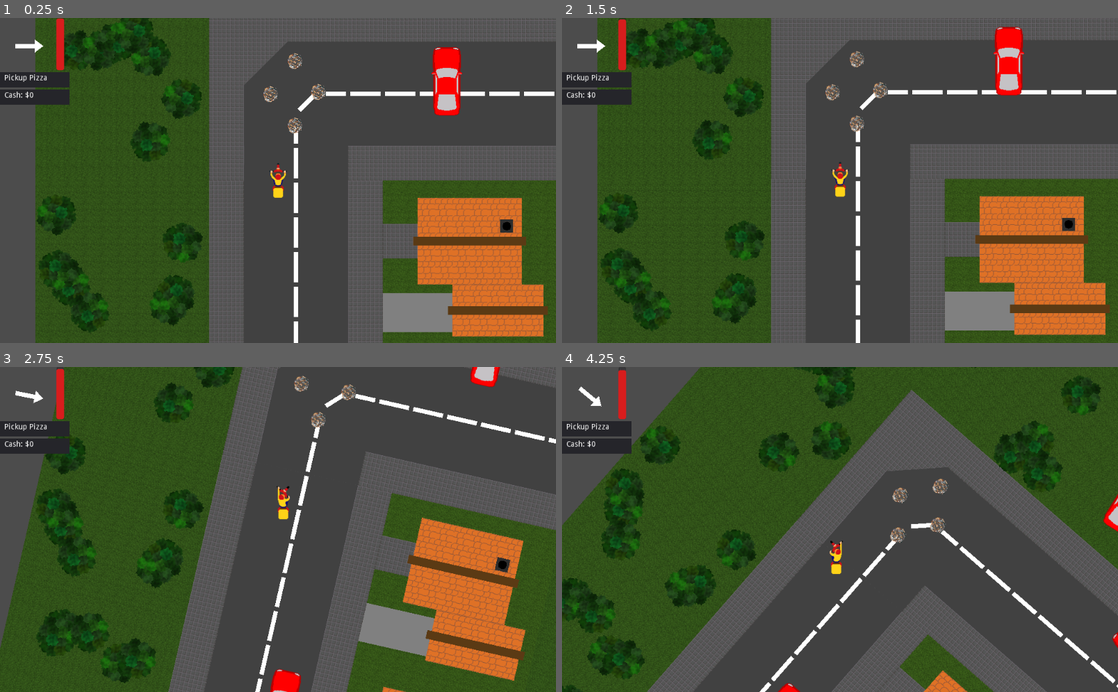
Above: before the commit, frames 1-4 (two rows, left to right).
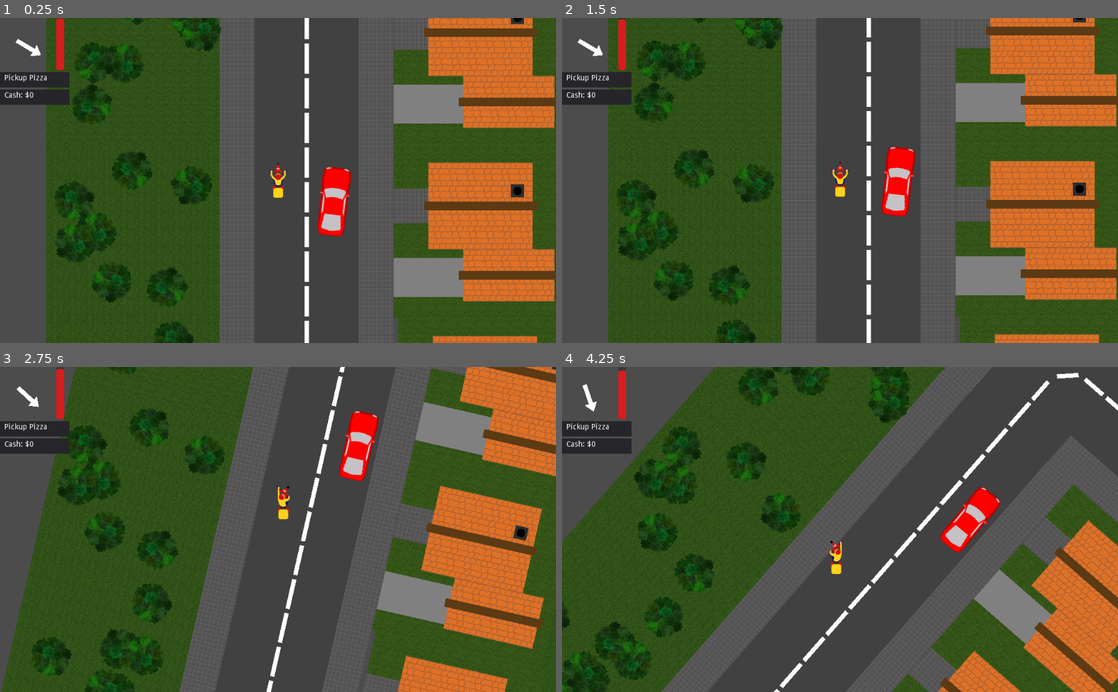
Above: after the commit, the same moments.

Repository: kwikrick/pizzaguy
Game: Godot game, scene res://Main.tscn
Same seed, same stepped clock (60 frames per second), same inputs: the game is played once before the commit and once after it.
Inputs:
- Up to frame 1 (0.25 s): no input
- Up to frame 2 (1.5 s): hold Right (move_right) 0.53-1.28 s; hold Down (move_back) from 1.28 s (still down)
- Up to frame 3 (2.75 s): release Down (move_back) at 2.03 s; hold Right (move_right) from 2.03 s (still down)
- Up to frame 4 (4.25 s): release Right (move_right) at 2.78 s; hold Up (move_forward) 2.78-3.53 s; hold Left (move_left) from 3.53 s (still down)

The runs differ from the first frame. In frame 1, 42% of the frame differs, in the area x 2-100%, y 0-100%; in frame 2, 42%; in frame 3, 40%; in frame 4, 43%, in the area x 0-100%, y 0-100%.

Commit message:
wip car ai

Diff:
--- a/Car.gd
+++ b/Car.gd
@@ -1,16 +1,6 @@
 extends RigidBody2D
 
 class_name ClassCar
-
-# Called when the node enters the scene tree for the first time.
-#func _ready():
-#	pass
-
-# ------ sensors ----
-var front_area = 0
-var left_area = 0
-var right_area = 0
-
 
 # ------- physics -----
 
@@ -22,7 +12,7 @@
 
 	# power/steering parameters
 	var forward_power = 1e4
-	var rotate_coefficient = 5e3
+	var rotate_coefficient = 1e4
 	var reverse_power = 5e3
 
 	# get and compute some directions and velocities
@@ -43,22 +33,48 @@
 	var press_left=false
 	var press_right=false
 
-	if front_area > 0:
+	# avoid collisions
+	if $FrontCollisionSensor.count > 0:
 		press_down=true
 	else:
 		press_up=true
 
-	if left_area > 0:
+	if $LeftCollisionSensor.count > 0:
 		if roll_forwards:
 			press_right=true
 		else:
 			press_left=true
 
-	if right_area > 0:
+	if $RightCollisionSensor.count > 0:
 		if roll_forwards:
 			press_left=true
 		else:
 			press_right=true
+
+	# stay in road boundaries
+	if $RightRoadSensor.road && !$LeftRoadSensor.road:
+		if roll_forwards:
+			press_right=true
+
+	if $LeftRoadSensor.road && !$RightRoadSensor.road:
+		if roll_forwards:
+			press_left=true
+
+	# follow road
+	if $FrontRoadSensor.road:
+		var rel_rotation = $FrontRoadSensor.road.marker.global_rotation - self.global_rotation
+		if rel_rotation > PI:
+			rel_rotation-=2*PI
+		if rel_rotation < -PI:
+			rel_rotation+=2*PI
+		#print ("rel_rotation ",rel_rotation)
+		if rel_rotation > PI/16:
+			press_right=true;
+		if rel_rotation < -PI/16:
+			press_left=true;
+
+
+
 
 	# contol forward/backward/breaking
 	var breaking = false
@@ -82,8 +98,8 @@
 	if breaking:
 		roll_friction_coeefficient = 100
 
-	var slide_friction_coeefficient = 300
-	var angular_friction_coeefficient = 1e5
+	var slide_friction_coeefficient = 1000
+	var angular_friction_coeefficient = 5e5
 
 	var angular_friction_torque = -angular_velocity * angular_friction_coeefficient * delta
 	var forward_friction_force = -forward_velocity * roll_friction_coeefficient * delta
@@ -92,23 +108,3 @@
 	add_force(Vector2(0,0),forward_friction_force)
 	add_force(Vector2(0,0),right_friction_force)
 	add_torque(angular_friction_torque)
-
-
-
-func _on_FrontArea_body_entered(body):
-	front_area+=1
-
-func _on_FrontArea_body_exited(body):
-	front_area-=1
-
-func _on_LeftArea_body_entered(body):
-	left_area+=1
-
-func _on_LeftArea_body_exited(body):
-	left_area-=1
-
-func _on_RightArea_body_entered(body):
-	right_area+=1
-
-func _on_RightArea_body_exited(body):
-	right_area-=1
--- a/Car.tscn
+++ b/Car.tscn
@@ -1,7 +1,10 @@
-[gd_scene load_steps=6 format=2]
+[gd_scene load_steps=10 format=2]
 
 [ext_resource path="res://assets/car.png" type="Texture" id=1]
 [ext_resource path="res://Car.gd" type="Script" id=2]
+[ext_resource path="res://CollisionSensor.gd" type="Script" id=3]
+[ext_resource path="res://RoadSensor.gd" type="Script" id=4]
+[ext_resource path="res://RoadSensor.tscn" type="PackedScene" id=5]
 
 [sub_resource type="PhysicsMaterial" id=1]
 bounce = 0.14
@@ -12,7 +15,11 @@
 [sub_resource type="RectangleShape2D" id=3]
 extents = Vector2( 24, 48 )
 
+[sub_resource type="RectangleShape2D" id=4]
+extents = Vector2( 32, 48 )
+
 [node name="Car" type="RigidBody2D"]
+position = Vector2( 0, -8 )
 mass = 5.0
 physics_material_override = SubResource( 1 )
 contacts_reported = 100
@@ -25,27 +32,69 @@
 [node name="CollisionShape2D" type="CollisionShape2D" parent="."]
 shape = SubResource( 2 )
 
-[node name="FrontArea" type="Area2D" parent="CollisionShape2D"]
+[node name="FrontCollisionSensor" type="Area2D" parent="."]
+position = Vector2( 0, -112 )
+script = ExtResource( 3 )
+__meta__ = {
+"_edit_group_": true
+}
 
-[node name="CollisionShape2D" type="CollisionShape2D" parent="CollisionShape2D/FrontArea"]
-position = Vector2( 0, -112 )
+[node name="CollisionShape2D" type="CollisionShape2D" parent="FrontCollisionSensor"]
 shape = SubResource( 3 )
 
-[node name="LeftArea" type="Area2D" parent="CollisionShape2D"]
+[node name="LeftCollisionSensor" type="Area2D" parent="."]
+position = Vector2( -48, -112 )
+script = ExtResource( 3 )
+__meta__ = {
+"_edit_group_": true
+}
 
-[node name="CollisionShape2D" type="CollisionShape2D" parent="CollisionShape2D/LeftArea"]
-position = Vector2( -48, -112 )
+[node name="CollisionShape2D" type="CollisionShape2D" parent="LeftCollisionSensor"]
 shape = SubResource( 3 )
 
-[node name="RightArea" type="Area2D" parent="CollisionShape2D"]
+[node name="RightCollisionSensor" type="Area2D" parent="."]
+position = Vector2( 48, -112 )
+script = ExtResource( 3 )
+__meta__ = {
+"_edit_group_": true
+}
 
-[node name="CollisionShape2D" type="CollisionShape2D" parent="CollisionShape2D/RightArea"]
-position = Vector2( 48, -112 )
+[node name="CollisionShape2D" type="CollisionShape2D" parent="RightCollisionSensor"]
 shape = SubResource( 3 )
 
-[connection signal="body_entered" from="CollisionShape2D/FrontArea" to="." method="_on_FrontArea_body_entered"]
-[connection signal="body_exited" from="CollisionShape2D/FrontArea" to="." method="_on_FrontArea_body_exited"]
-[connection signal="body_entered" from="CollisionShape2D/LeftArea" to="." method="_on_LeftArea_body_entered"]
-[connection signal="body_exited" from="CollisionShape2D/LeftArea" to="." method="_on_LeftArea_body_exited"]
-[connection signal="body_entered" from="CollisionShape2D/RightArea" to="." method="_on_RightArea_body_entered"]
-[connection signal="body_exited" from="CollisionShape2D/RightArea" to="." method="_on_RightArea_body_exited"]
+[node name="RightRoadSensor" parent="." instance=ExtResource( 5 )]
+position = Vector2( 32, -72 )
+
+[node name="LeftRoadSensor" parent="." instance=ExtResource( 5 )]
+position = Vector2( -32, -72 )
+
+[node name="FrontRoadSensor" type="Area2D" parent="."]
+position = Vector2( 0, -104 )
+script = ExtResource( 4 )
+__meta__ = {
+"_edit_group_": true
+}
+
+[node name="CollisionShape2D" type="CollisionShape2D" parent="FrontRoadSensor"]
+position = Vector2( 0, -8 )
+shape = SubResource( 4 )
+
+[node name="Front" type="Position2D" parent="FrontRoadSensor"]
+position = Vector2( 0, -8 )
+__meta__ = {
+"_gizmo_extents_": 8.0
+}
+
+[node name="LED" type="Polygon2D" parent="FrontRoadSensor"]
+visible = false
+color = Color( 1, 0, 0, 1 )
+polygon = PoolVector2Array( 8, -4, 8, -8, 8, 4, 4, 8, -4, 8, -8, 4, -8, -4.83803, -4, -8, 0, -8, 4.14823, -8 )
+
+[connection signal="body_entered" from="FrontCollisionSensor" to="FrontCollisionSensor" method="_on_CollisionSensor_body_entered"]
+[connection signal="body_exited" from="FrontCollisionSensor" to="FrontCollisionSensor" method="_on_CollisionSensor_body_exited"]
+[connection signal="body_entered" from="LeftCollisionSensor" to="LeftCollisionSensor" method="_on_CollisionSensor_body_entered"]
+[connection signal="body_exited" from="LeftCollisionSensor" to="LeftCollisionSensor" method="_on_CollisionSensor_body_exited"]
+[connection signal="body_entered" from="RightCollisionSensor" to="RightCollisionSensor" method="_on_CollisionSensor_body_entered"]
+[connection signal="body_exited" from="RightCollisionSensor" to="RightCollisionSensor" method="_on_CollisionSensor_body_exited"]
+[connection signal="area_entered" from="FrontRoadSensor" to="FrontRoadSensor" method="_on_RoadSensor_area_entered"]
+[connection signal="area_exited" from="FrontRoadSensor" to="FrontRoadSensor" method="_on_RoadSensor_area_exited"]
--- /dev/null
+++ b/CollisionSensor.gd
@@ -0,0 +1,10 @@
+extends Area2D
+
+# Declare member variables here. Examples:
+var count=0
+
+func _on_CollisionSensor_body_entered(body):
+	count+=1
+
+func _on_CollisionSensor_body_exited(body):
+	count-=1
--- /dev/null
+++ b/RoadArea.gd
@@ -0,0 +1,14 @@
+extends Area2D
+
+class_name RoadArea
+
+var marker: RoadDirectionMarker
+
+# Called when the node enters the scene tree for the first time.
+func _ready():
+	# find road direction marker
+	var nodes = get_children()
+	for node in nodes:
+		if node is RoadDirectionMarker:
+			marker = node
+	assert(marker)
--- /dev/null
+++ b/RoadArea.tscn
@@ -0,0 +1,8 @@
+[gd_scene load_steps=2 format=2]
+
+[ext_resource path="res://RoadArea.gd" type="Script" id=3]
+
+[node name="RoadArea" type="Area2D"]
+position = Vector2( 192, 104 )
+monitoring = false
+script = ExtResource( 3 )
--- a/RoadDirectionMarker.tscn
+++ b/RoadDirectionMarker.tscn
@@ -4,6 +4,7 @@
 
 [node name="RoadDirectionMarker1" type="Area2D"]
 position = Vector2( 192, 112 )
+monitoring = false
 script = ExtResource( 1 )
 __meta__ = {
 "_edit_group_": true
--- a/RoadH.tscn
+++ b/RoadH.tscn
@@ -1,7 +1,8 @@
-[gd_scene load_steps=3 format=2]
+[gd_scene load_steps=4 format=2]
 
 [ext_resource path="res://assets/pavestone.png" type="Texture" id=1]
 [ext_resource path="res://RoadDirectionMarker.tscn" type="PackedScene" id=2]
+[ext_resource path="res://RoadArea.tscn" type="PackedScene" id=3]
 
 [node name="RoadH" type="Node2D"]
 
@@ -59,9 +60,23 @@
 offset = Vector2( -160, 100 )
 polygon = PoolVector2Array( 156, 0, 164, 0, 164, 56, 156, 56 )
 
-[node name="RoadDirectionMarker1" parent="." instance=ExtResource( 2 )]
-rotation = -1.5708
+[node name="RoadArea" parent="." instance=ExtResource( 3 )]
+position = Vector2( 192, 208 )
 
-[node name="RoadDirectionMarker2" parent="." instance=ExtResource( 2 )]
-position = Vector2( 128, 208 )
+[node name="CollisionPolygon2D" type="CollisionPolygon2D" parent="RoadArea"]
+polygon = PoolVector2Array( -192, -40, 128, -40, 128, 40, -192, 40 )
+
+[node name="RoadDirectionMarker1" parent="RoadArea" instance=ExtResource( 2 )]
+position = Vector2( 0, 0 )
 rotation = 1.5708
+
+[node name="RoadArea2" parent="." instance=ExtResource( 3 )]
+position = Vector2( 128, 112 )
+rotation = 3.14159
+
+[node name="CollisionPolygon2D" type="CollisionPolygon2D" parent="RoadArea2"]
+polygon = PoolVector2Array( -192, -40, 128, -40, 128, 40, -192, 40 )
+
+[node name="RoadDirectionMarker1" parent="RoadArea2" instance=ExtResource( 2 )]
+position = Vector2( 0, 0 )
+rotation = 1.5708
--- a/RoadL.tscn
+++ b/RoadL.tscn
@@ -1,7 +1,8 @@
-[gd_scene load_steps=3 format=2]
+[gd_scene load_steps=4 format=2]
 
 [ext_resource path="res://assets/pavestone.png" type="Texture" id=1]
 [ext_resource path="res://RoadDirectionMarker.tscn" type="PackedScene" id=2]
+[ext_resource path="res://RoadArea.tscn" type="PackedScene" id=3]
 
 [node name="RoadL" type="Node2D"]
 
@@ -57,10 +58,23 @@
 offset = Vector2( -160, 100 )
 polygon = PoolVector2Array( 156, 0, 164, 0, 164, 56, 156, 56 )
 
-[node name="RoadDirectionMarker1" parent="." instance=ExtResource( 2 )]
-position = Vector2( 224, 96 )
+[node name="RoadArea2" parent="." instance=ExtResource( 3 )]
+position = Vector2( 192, 128 )
+
+[node name="CollisionPolygon2D" type="CollisionPolygon2D" parent="RoadArea2"]
+polygon = PoolVector2Array( 56, -128, 56, -56, 128, -56, 128, 24, 8, 24, -24, -8, -24, -128 )
+
+[node name="RoadDirectionMarker1" parent="RoadArea2" instance=ExtResource( 2 )]
+position = Vector2( 32, -32 )
 rotation = -0.785398
 
-[node name="RoadDirectionMarker2" parent="." instance=ExtResource( 2 )]
-position = Vector2( 144, 176 )
-rotation = 2.35619
+[node name="RoadArea3" parent="." instance=ExtResource( 3 )]
+position = Vector2( 136, 176 )
+rotation = 3.14159
+
+[node name="CollisionPolygon2D" type="CollisionPolygon2D" parent="RoadArea3"]
+polygon = PoolVector2Array( -184, -72, -16, -72, 64, 7.99998, 64, 176, -16, 176, -16, 48, -56, 8, -184, 8.00002 )
+
+[node name="RoadDirectionMarker1" parent="RoadArea3" instance=ExtResource( 2 )]
+position = Vector2( 0, 1.52588e-05 )
+rotation = -0.785398
--- /dev/null
+++ b/RoadSensor.gd
@@ -0,0 +1,34 @@
+extends Area2D
+
+
+var areas=Dictionary()
+var road: RoadArea = null
+
+func _on_RoadSensor_area_entered(area):
+	if area is RoadArea:
+		areas[area]=1
+		if !road:
+			find_suitable_road()
+
+func _on_RoadSensor_area_exited(area):
+	if area is RoadArea:
+		areas.erase(area)
+		# if lost current road, find a different one
+		if area == road:
+			road = null
+			#Debug
+			#$LED.visible = false
+			find_suitable_road()
+
+func find_suitable_road():
+	for area in areas:
+		var rel_rotation = area.marker.global_rotation - self.global_rotation
+		if rel_rotation > PI:
+			rel_rotation-=2*PI
+		if rel_rotation < -PI:
+			rel_rotation+=2*PI
+		#print ("rel_rotation ",rel_rotation)
+		if abs(rel_rotation) < PI/2:
+			road=area
+			#Debug
+			#$LED.visible=true
--- /dev/null
+++ b/RoadSensor.tscn
@@ -0,0 +1,30 @@
+[gd_scene load_steps=3 format=2]
+
+[ext_resource path="res://RoadSensor.gd" type="Script" id=1]
+
+[sub_resource type="RectangleShape2D" id=4]
+extents = Vector2( 8, 8 )
+
+[node name="RoadSensor" type="Area2D"]
+position = Vector2( 16, -56 )
+script = ExtResource( 1 )
+__meta__ = {
+"_edit_group_": true
+}
+
+[node name="CollisionShape2D" type="CollisionShape2D" parent="."]
+shape = SubResource( 4 )
+
+[node name="Front" type="Position2D" parent="."]
+position = Vector2( 0, -8 )
+__meta__ = {
+"_gizmo_extents_": 8.0
+}
+
+[node name="LED" type="Polygon2D" parent="."]
+visible = false
+color = Color( 1, 0, 0, 1 )
+polygon = PoolVector2Array( 8, -4, 8, -8, 8, 4, 4, 8, -4, 8, -8, 4, -8, -4.83803, -4, -8, 0, -8, 4.14823, -8 )
+
+[connection signal="area_entered" from="." to="." method="_on_RoadSensor_area_entered"]
+[connection signal="area_exited" from="." to="." method="_on_RoadSensor_area_exited"]
--- a/RoadT.tscn
+++ b/RoadT.tscn
@@ -1,7 +1,6 @@
-[gd_scene load_steps=3 format=2]
+[gd_scene load_steps=2 format=2]
 
 [ext_resource path="res://assets/pavestone.png" type="Texture" id=1]
-[ext_resource path="res://RoadDirectionMarker.tscn" type="PackedScene" id=2]
 
 [node name="RoadT" type="Node2D"]
 
@@ -254,15 +253,3 @@
 rotation = 1.57079
 offset = Vector2( -248, -28.0002 )
 polygon = PoolVector2Array( 152, 7.99997, 164, 8, 164, 48, 152, 48 )
-
-[node name="RoadDirectionMarker2" parent="." instance=ExtResource( 2 )]
-position = Vector2( 112, 320 )
-rotation = 3.14159
-
-[node name="RoadDirectionMarker3" parent="." instance=ExtResource( 2 )]
-position = Vector2( 320, 208 )
-rotation = 1.5708
-
-[node name="RoadDirectionMarker5" parent="." instance=ExtResource( 2 )]
-position = Vector2( 0, 112 )
-rotation = -1.5708
--- a/RoadV.tscn
+++ b/RoadV.tscn
@@ -1,7 +1,8 @@
-[gd_scene load_steps=3 format=2]
+[gd_scene load_steps=4 format=2]
 
 [ext_resource path="res://assets/pavestone.png" type="Texture" id=1]
 [ext_resource path="res://RoadDirectionMarker.tscn" type="PackedScene" id=2]
+[ext_resource path="res://RoadArea.tscn" type="PackedScene" id=3]
 
 [node name="RoadV" type="Node2D"]
 
@@ -46,9 +47,23 @@
 offset = Vector2( -160, -44 )
 polygon = PoolVector2Array( 156, 0, 164, 0, 164, 56, 156, 56 )
 
-[node name="RoadDirectionMarker1" parent="." instance=ExtResource( 2 )]
-position = Vector2( 216, 128 )
+[node name="RoadArea" parent="." instance=ExtResource( 3 )]
+position = Vector2( 208, 192 )
 
-[node name="RoadDirectionMarker2" parent="." instance=ExtResource( 2 )]
-position = Vector2( 112, 192 )
+[node name="CollisionPolygon2D" type="CollisionPolygon2D" parent="RoadArea"]
+position = Vector2( 208, 88 )
+polygon = PoolVector2Array( -248, -280, -168, -280, -168, 40, -248, 40 )
+
+[node name="RoadDirectionMarker1" parent="RoadArea" instance=ExtResource( 2 )]
+position = Vector2( 0, 0 )
+
+[node name="RoadArea2" parent="." instance=ExtResource( 3 )]
+position = Vector2( 112, 128 )
 rotation = 3.14159
+
+[node name="CollisionPolygon2D" type="CollisionPolygon2D" parent="RoadArea2"]
+position = Vector2( 208, 88 )
+polygon = PoolVector2Array( -248, -280, -168, -280, -168, 40, -248, 40 )
+
+[node name="RoadDirectionMarker1" parent="RoadArea2" instance=ExtResource( 2 )]
+position = Vector2( 0, 0 )
--- a/World.gd
+++ b/World.gd
@@ -7,10 +7,11 @@
 var Util = load("res://Util.gd")
 
 export var count_pickup_bodies = 0
+export var max_cars = 20
 
 # Called when the node enters the scene tree for the first time.
-func _ready():
-	$Player.position = $PlayerStartPos.position
+#func _ready():
+#	pass
 
 # Called when the node enters the scene tree for the first time.
 func _process(delta):
@@ -59,7 +60,7 @@
 func spawn_car_if_needed():
 	var cars = get_tree().get_nodes_in_group("cars")
 	print ("#cars=",cars.size())
-	if cars.size() < 20:
+	if cars.size() < max_cars:
 		spawn_car()
 
 func spawn_car():
--- a/World.tscn
+++ b/World.tscn
@@ -18,13 +18,7 @@
 position = Vector2( 1, 0 )
 
 [node name="Player" parent="." instance=ExtResource( 2 )]
-position = Vector2( 128, 320 )
-
-[node name="Camera2D_disabled" type="Camera2D" parent="Player"]
-visible = false
-position = Vector2( 0, -192 )
-rotating = true
-smoothing_enabled = true
+position = Vector2( 108, 705 )
 
 [node name="SmoothRotatingCamera2D" type="Node2D" parent="Player"]
 script = ExtResource( 5 )
@@ -34,28 +28,34 @@
 [node name="CollisionShape2D" type="CollisionShape2D" parent="Player/CarSpawnArea"]
 shape = SubResource( 1 )
 
-[node name="PlayerStartPos" type="Position2D" parent="."]
-position = Vector2( 128, 320 )
-
 [node name="PickupArea" parent="." instance=ExtResource( 9 )]
 position = Vector2( 827, 135 )
 
 [node name="Objects" type="Node" parent="."]
 
 [node name="Trash1" parent="Objects" instance=ExtResource( 7 )]
-position = Vector2( 115, 162 )
+position = Vector2( 733, 534 )
 
 [node name="Trash2" parent="Objects" instance=ExtResource( 7 )]
-position = Vector2( 160, 101 )
+position = Vector2( 778, 473 )
 
 [node name="Trash3" parent="Objects" instance=ExtResource( 7 )]
-position = Vector2( 160, 220 )
+position = Vector2( 778, 592 )
 
 [node name="Trash4" parent="Objects" instance=ExtResource( 7 )]
-position = Vector2( 203, 158 )
+position = Vector2( 821, 530 )
 
 [node name="Car" parent="Objects" instance=ExtResource( 4 )]
-position = Vector2( 440, 139 )
+position = Vector2( 212, 746 )
+rotation = 0.115192
+
+[node name="Camera2D_test" type="Camera2D" parent="Objects/Car"]
+visible = false
+position = Vector2( -130.091, -219.502 )
+rotation = -0.115192
+scale = Vector2( 1, 1 )
+rotating = true
+smoothing_enabled = true
 
 [node name="CarSpawnTimer" type="Timer" parent="."]
 wait_time = 0.05
--- a/project.godot
+++ b/project.godot
@@ -15,12 +15,18 @@
 "path": "res://Car.gd"
 }, {
 "base": "Area2D",
+"class": "RoadArea",
+"language": "GDScript",
+"path": "res://RoadArea.gd"
+}, {
+"base": "Area2D",
 "class": "RoadDirectionMarker",
 "language": "GDScript",
 "path": "res://RoadDirectionMarker.gd"
 } ]
 _global_script_class_icons={
 "ClassCar": "",
+"RoadArea": "",
 "RoadDirectionMarker": ""
 }
 
@@ -61,6 +67,11 @@
  ]
 }
 
+[layer_names]
+
+2d_physics/layer_1="Bodies"
+2d_physics/layer_2="Roads"
+
 [physics]
 
 common/enable_pause_aware_picking=true
